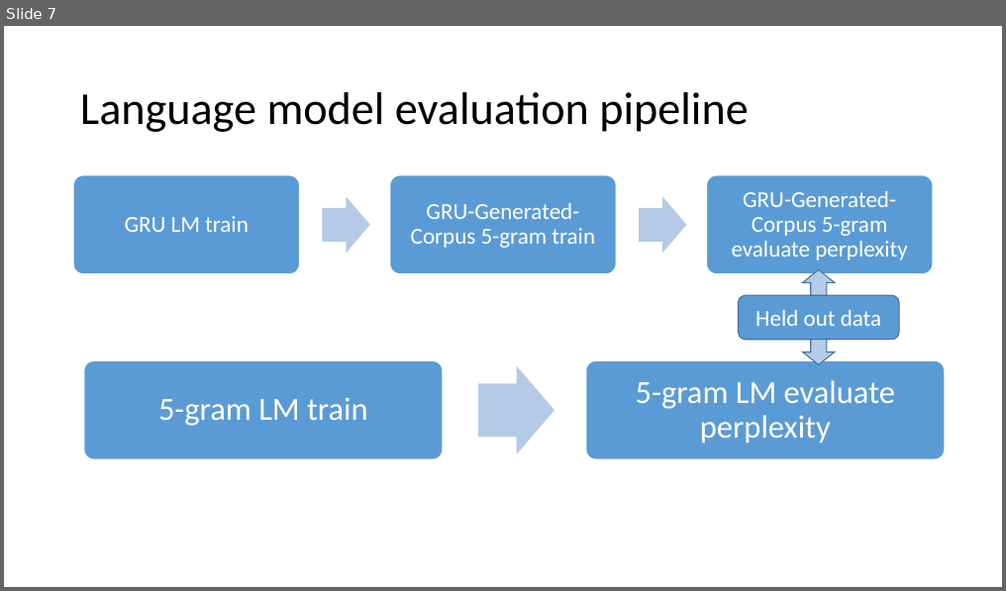
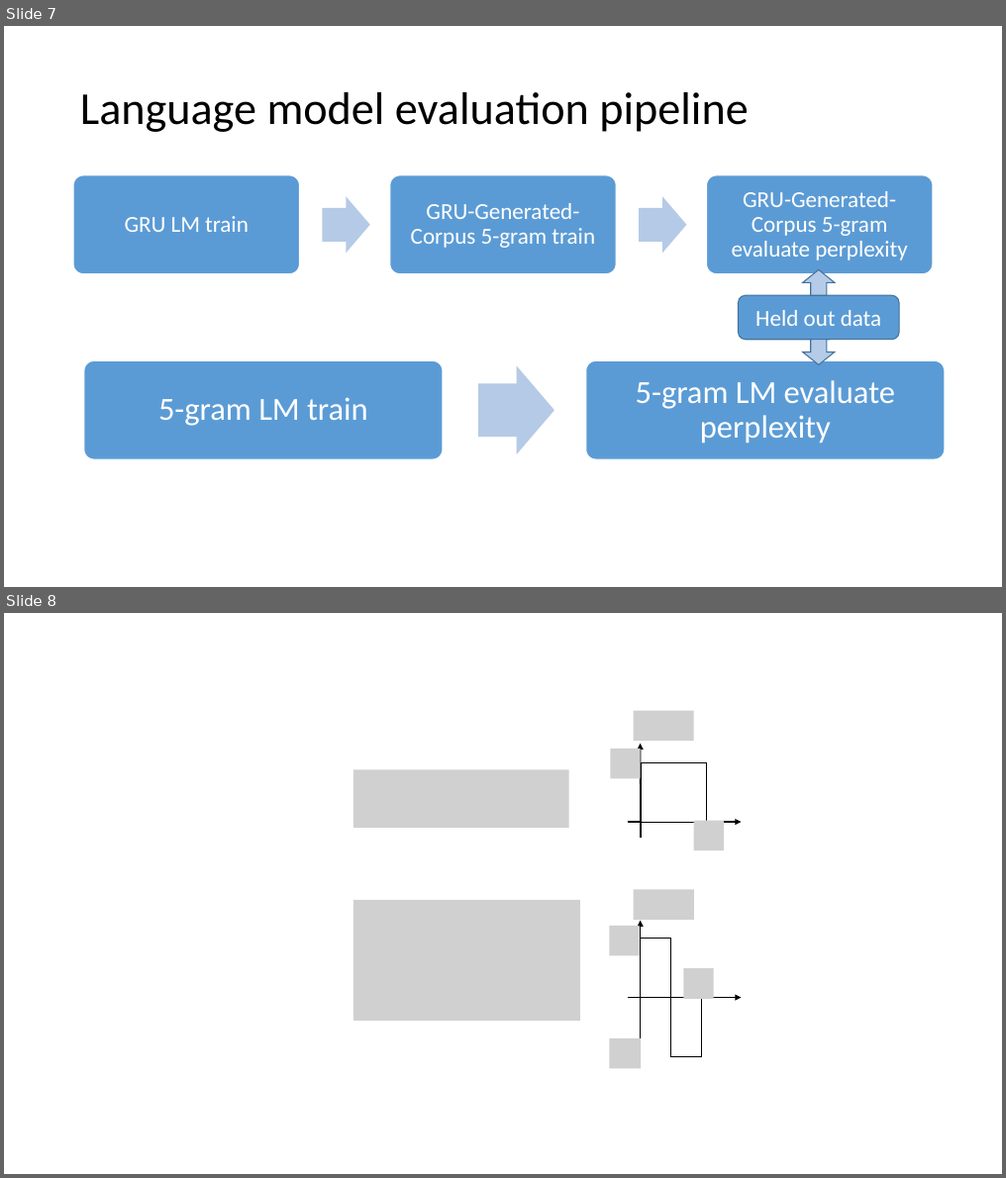
Before and after one commit to u1273400/thesis, a slide deck: thesis.pptx. Shown one above the other, each under a label of ours: slide 7 before the commit, slides 7 and 8 after it. The pictures are 1006x591 and 1006x1178 pixels, drawn with LibreOffice and Linux fonts; fonts in the diff are those of the drawing; grey boxes stand for pictures. Boxes give left, top, right and bottom in pixels: in the first picture for what was removed or moved away, otherwise in the second. Text is boxed around its words. In the diff, an @@ line names an element or a change of style, - is before the commit and + after.

```diff
--- a/thesis.pptx
+++ b/thesis.pptx
@@ slide 8 added at box(4, 613, 1002, 1174), background #FFFFFF @@
@@ picture added at box(634, 710, 694, 741) @@
@@ picture added at box(611, 749, 641, 778) @@
@@ arrow added from (642, 838) to (641, 744), #000000 1.5 pt @@
@@ picture added at box(353, 770, 569, 829) @@
@@ rectangle added at box(642, 762, 707, 822), fill #FFFFFF, outline #000000 1 pt @@
@@ picture added at box(694, 820, 724, 851) @@
@@ arrow added from (628, 822) to (742, 822), #000000 1.5 pt @@
@@ picture added at box(353, 900, 580, 1021) @@
@@ picture added at box(634, 889, 694, 919) @@
@@ picture added at box(610, 926, 640, 956) @@
@@ arrow added from (641, 1065) to (641, 921), #000000 1 pt @@
@@ rectangle added at box(641, 939, 671, 998), fill #FFFFFF, outline #000000 1 pt @@
@@ picture added at box(684, 968, 714, 998) @@
@@ arrow added from (628, 998) to (742, 998), #000000 1 pt @@
@@ rectangle added at box(671, 998, 702, 1057), fill #FFFFFF, outline #000000 1 pt @@
@@ picture added at box(610, 1039, 642, 1069) @@
```
Also in this commit, not shown: 2 other files.
